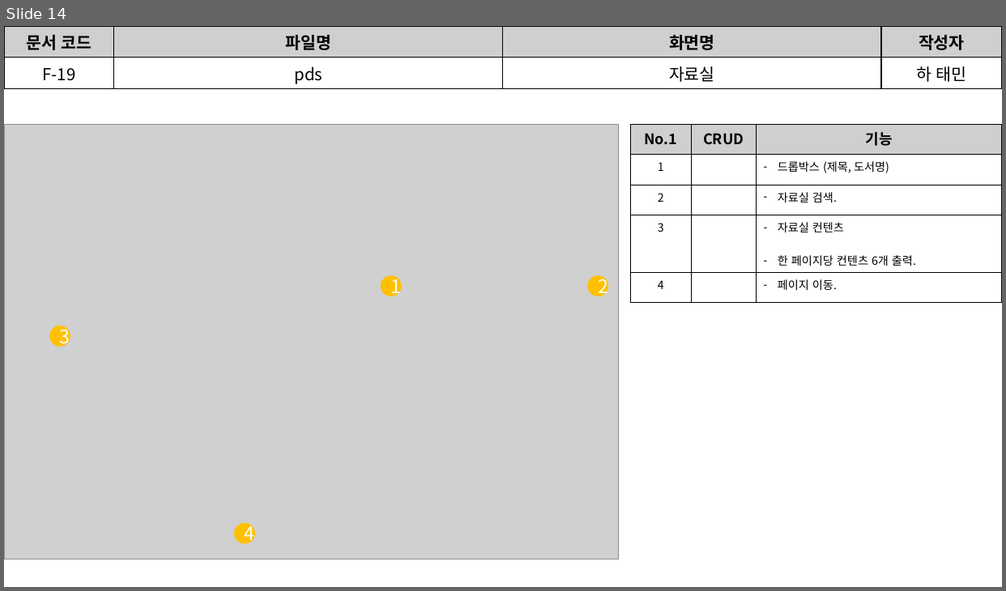
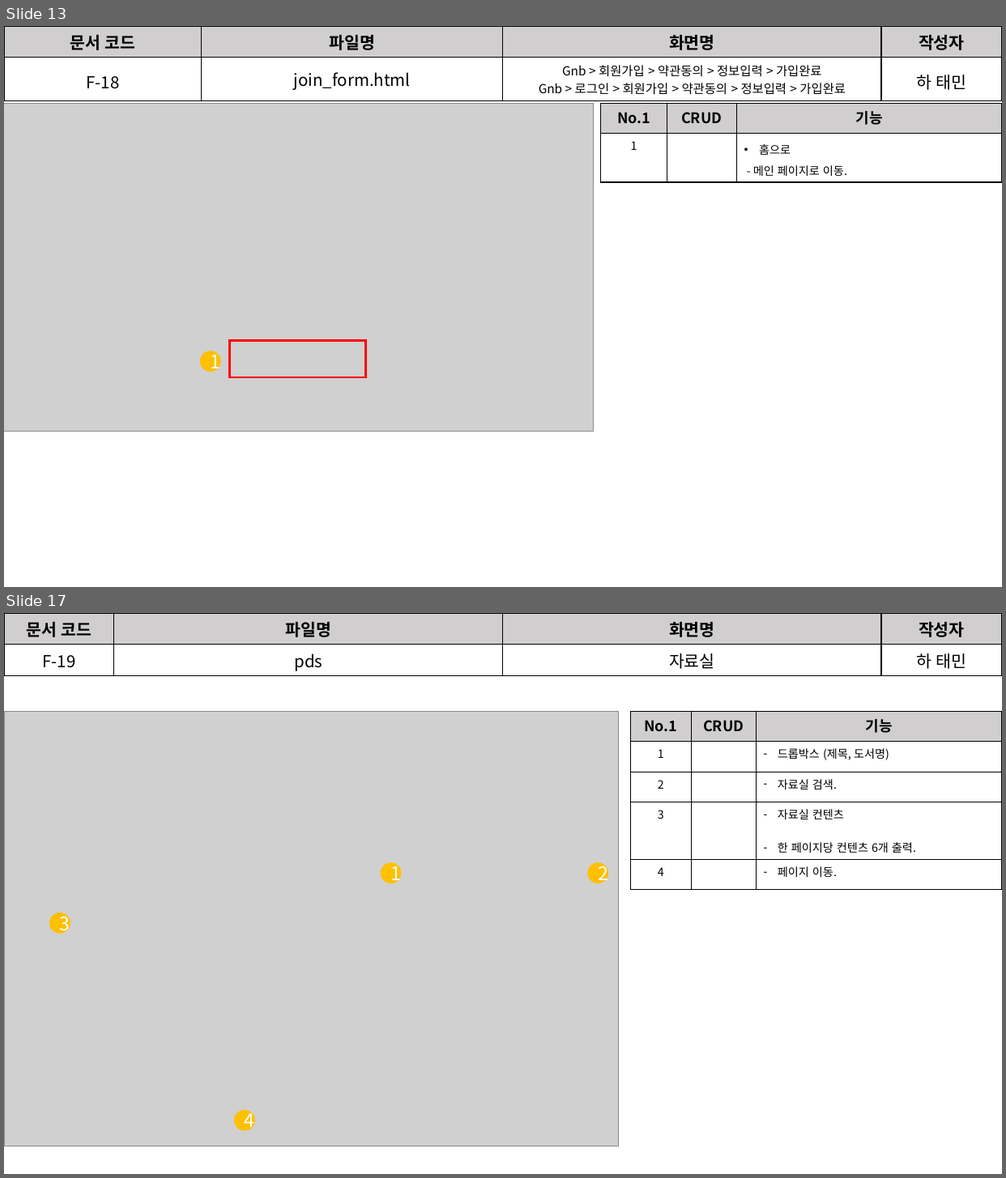
Before and after one commit to David-Ha-1217/Publisher_Portfolio, a slide deck: Documents/화면설계서.pptx. Shown one above the other, each under a label of ours: slide 14 before the commit, slides 13 and 17 after it; the slides between them are not shown. The pictures are 1006x591 and 1006x1178 pixels, drawn with LibreOffice and Linux fonts; fonts in the diff are those of the drawing; grey boxes stand for pictures. Boxes give left, top, right and bottom in pixels: in the first picture for what was removed or moved away, otherwise in the second. Text is boxed around its words. In the diff, an @@ line names an element or a change of style, - is before the commit and + after.

Commit message:
(2020-06-02) 문서 수정 및 사진 추가.

```diff
--- a/Documents/화면설계서.pptx
+++ b/Documents/화면설계서.pptx
@@ slide 13 added at [4,26,1002,587], background #FFFFFF @@
@@ table added at [4,26,1002,98], 2 rows, 4 columns @@
+문서 코드 | 파일명 | 화면명 | 작성자
+F-18 | join_form.html | Gnb > 회원가입 > 약관동의 > 정보입력 > 가입완료 / Gnb > 로그인 > 회원가입 > 약관동의 > 정보입력 > 가입완료 | 하 태민
@@ picture added at [4,103,593,432] @@
@@ table added at [602,103,1002,179], 2 rows, 3 columns @@
+No.1 | CRUD | 기능
+1 |  | 홈으로 / - 메인 페이지로 이동.
@@ rectangle added at [230,341,366,378], outline #FF0000 2.25 pt @@
@@ ellipse added at [200,351,221,372], fill #FFC000, 18 pt, text #FFFFFF @@
+1
@@ what was slide 14 is now slide 17 @@
```
Also in this commit, not shown: 10 slides changed, 3 other slides added, 1 slide removed, 5 other files.
